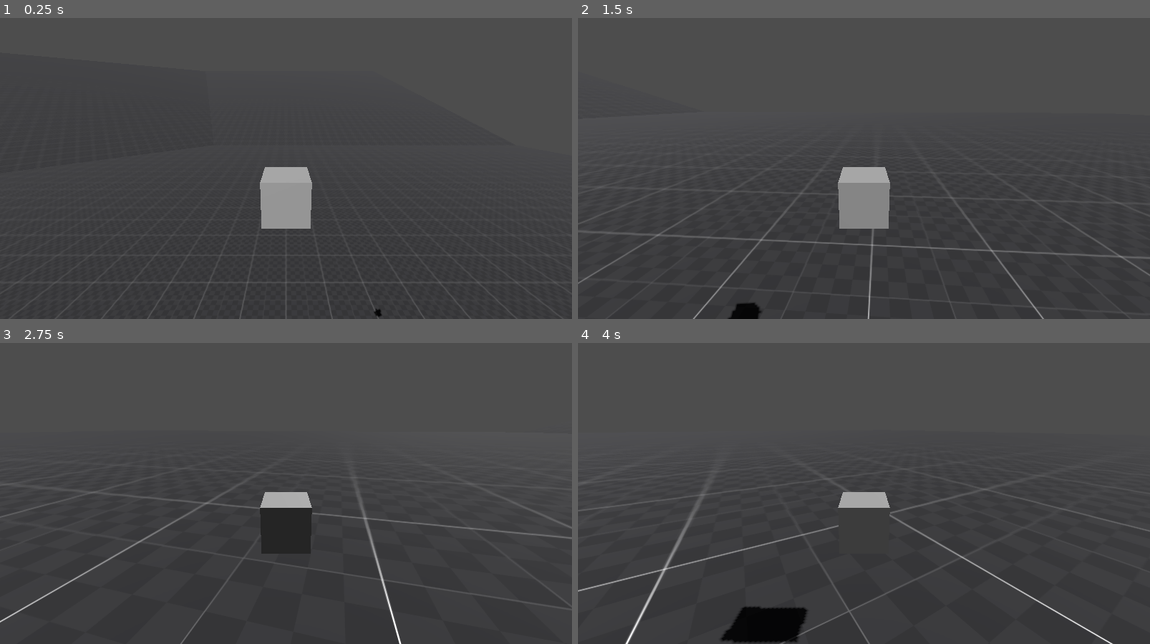
Above: before the commit, frames 1-4 (two rows, left to right).
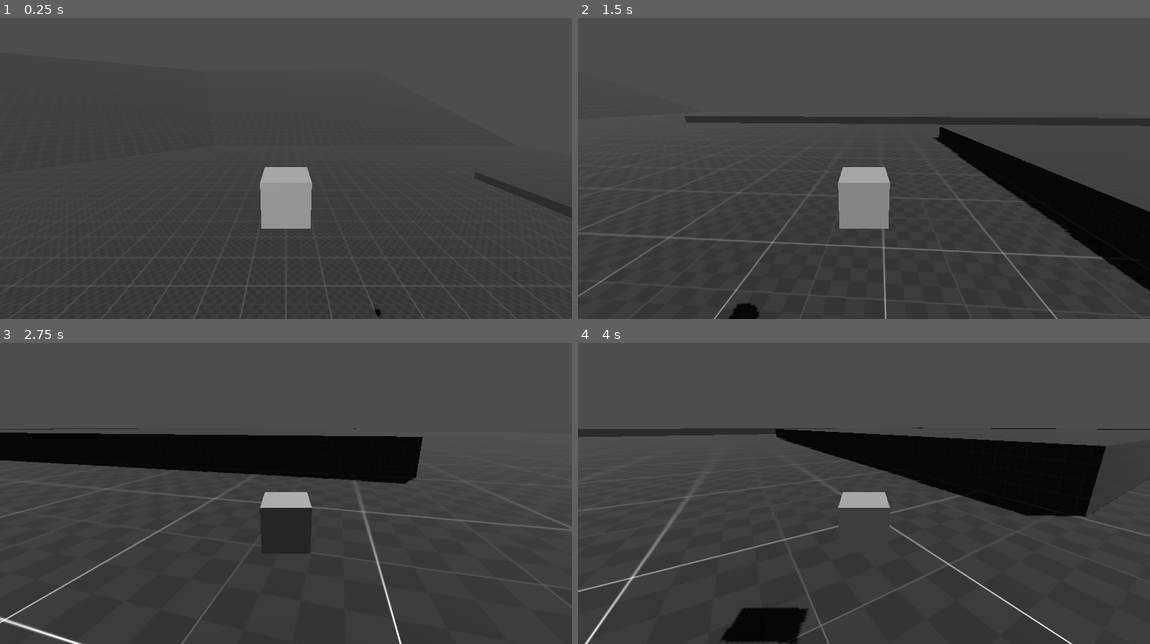
Above: after the commit, the same moments.

Repository: CactusHertz/car-test
Game: Godot game, scene res://level.tscn
Two runs of this game, one before a commit and one after it. Both use one fixed random seed, a clock stepped at 60 frames per second and the inputs below.
Inputs:
- Up to frame 1 (0.25 s): no input
- Up to frame 2 (1.5 s): hold D (move_right) 0.53-1.28 s; hold S (move_back) from 1.28 s (still down)
- Up to frame 3 (2.75 s): release S (move_back) at 2.03 s; hold D (move_right) from 2.03 s (still down)
- Up to frame 4 (4 s): release D (move_right) at 2.78 s; hold W (move_forward) 2.78-3.53 s; hold A (move_left) from 3.53 s (still down)

The runs differ from the first frame. In frame 1, 0.2% of the frame differs, in the area x 15-100%, y 52-100%; in frame 2, 9.5%; in frame 3, 10%; in frame 4, 12%, in the area x 0-100%, y 28-100%.

Commit message:
Add wall bounce to car

Diff:
--- a/Car_rb.gd
+++ b/Car_rb.gd
@@ -1,24 +1,39 @@
 extends RigidBody3D
 
 var speed := 80
+var boost_speed := 160
 var steering_factor := 2.0
 
 var gravity_force := 50.0
+var local_gravity := Vector3.DOWN
+var rotation_speed := 5.0
+
+@onready var ray : RayCast3D = %RayCast3D
 
 func _ready() -> void:
 	pass
 
+func _physics_process(delta: float) -> void:
+	apply_movement(delta)
 
+func _integrate_forces(state):
+	pass
 
-func _physics_process(delta: float) -> void:
-
+func apply_movement(delta):
 	var input_vector := Input.get_vector("move_left", "move_right", "move_forward", "move_back")
 
 	var movement_velocity = Vector3(0, 0, input_vector.y).normalized() * speed
-
-	#rotation.y += - input_vector.x * steering_factor * delta
-
 	transform.basis = Basis(Vector3.UP, -steering_factor * input_vector.x * delta) * transform.basis
 
 	apply_central_force(basis * movement_velocity)
 	apply_central_force(basis * Vector3.DOWN * gravity_force)
+
+func bounce():
+	pass
+
+func orient_car(direction: Vector3, delta: float) -> void:
+	var left_axis := -local_gravity.cross(direction)
+	var rotation_basis := Basis(left_axis, -local_gravity, direction).orthonormalized()
+	transform.basis = transform.basis.get_rotation_quaternion().slerp(
+		rotation_basis, delta * rotation_speed
+	)
--- a/Car_rb.tscn
+++ b/Car_rb.tscn
@@ -1,14 +1,20 @@
-[gd_scene load_steps=5 format=3 uid="uid://bb8x763ruul7r"]
+[gd_scene load_steps=6 format=3 uid="uid://bb8x763ruul7r"]
 
 [ext_resource type="Script" path="res://Car_rb.gd" id="1_jy7vu"]
 [ext_resource type="Script" path="res://RayCast3D.gd" id="2_36moc"]
 
+[sub_resource type="PhysicsMaterial" id="PhysicsMaterial_bt7b4"]
+friction = 0.0
+bounce = 1.0
+
 [sub_resource type="BoxMesh" id="BoxMesh_yxw50"]
 
-[sub_resource type="BoxShape3D" id="BoxShape3D_k7ug8"]
-size = Vector3(2, 1, 2)
+[sub_resource type="SphereShape3D" id="SphereShape3D_ch6u2"]
 
 [node name="Car" type="RigidBody3D"]
+transform = Transform3D(1, 0, 0, 0, 1, 0, 0, 0, 1, -0.00311589, 1.19209e-07, -0.00246501)
+rotation_edit_mode = 1
+physics_material_override = SubResource("PhysicsMaterial_bt7b4")
 gravity_scale = 1.66533e-16
 lock_rotation = true
 linear_damp = 1.0
@@ -18,13 +24,16 @@
 mesh = SubResource("BoxMesh_yxw50")
 
 [node name="CollisionShape3D" type="CollisionShape3D" parent="."]
-shape = SubResource("BoxShape3D_k7ug8")
+shape = SubResource("SphereShape3D_ch6u2")
 
 [node name="Camera3D" type="Camera3D" parent="."]
 transform = Transform3D(1, 0, 0, 0, 0.965926, 0.258819, 0, -0.258819, 0.965926, 0, 2, 4.26739)
 
 [node name="RayCast3D" type="RayCast3D" parent="."]
+unique_name_in_owner = true
 target_position = Vector3(0, -5, 0)
 script = ExtResource("2_36moc")
 ride_height = -4.0
 ride_spring_damper = 5.0
+
+[node name="Timer" type="Timer" parent="."]
--- a/RayCast3D.gd
+++ b/RayCast3D.gd
@@ -15,7 +15,7 @@
 	if is_colliding():
 		apply_spring_force(delta)
 
-		align_to_normal(delta)
+		#align_to_normal(delta)
 
 
 func apply_spring_force(delta):
--- a/level.tscn
+++ b/level.tscn
@@ -16,6 +16,10 @@
 [sub_resource type="ConcavePolygonShape3D" id="ConcavePolygonShape3D_qga2g"]
 data = PackedVector3Array(250, 0, 250, -250, 0, 250, 250, 0, -250, -250, 0, 250, -250, 0, -250, 250, 0, -250)
 
+[sub_resource type="StandardMaterial3D" id="StandardMaterial3D_7a4j5"]
+albedo_texture = ExtResource("1_sobvr")
+uv1_triplanar = true
+
 [node name="Level" type="Node3D"]
 
 [node name="WorldEnvironment" type="WorldEnvironment" parent="."]
@@ -25,44 +29,68 @@
 transform = Transform3D(0.857095, -0.369447, -0.359021, 0.501014, 0.435611, 0.747816, -0.119885, -0.820824, 0.558458, 0, 0, 0)
 shadow_enabled = true
 
-[node name="Floor" type="MeshInstance3D" parent="."]
+[node name="Floors" type="Node3D" parent="."]
+
+[node name="Floor" type="MeshInstance3D" parent="Floors"]
 mesh = SubResource("PlaneMesh_pgdtn")
+skeleton = NodePath("../..")
 surface_material_override/0 = SubResource("StandardMaterial3D_sdnpf")
 
-[node name="StaticBody3D" type="StaticBody3D" parent="Floor"]
+[node name="StaticBody3D" type="StaticBody3D" parent="Floors/Floor"]
 
-[node name="CollisionShape3D" type="CollisionShape3D" parent="Floor/StaticBody3D"]
+[node name="CollisionShape3D" type="CollisionShape3D" parent="Floors/Floor/StaticBody3D"]
 shape = SubResource("ConcavePolygonShape3D_qga2g")
 
-[node name="Floor2" type="MeshInstance3D" parent="."]
+[node name="Floor2" type="MeshInstance3D" parent="Floors"]
 transform = Transform3D(0.955077, 0.296358, 0, -0.296358, 0.955077, 0, 0, 0, 1, -387.059, 56.0609, 0)
 mesh = SubResource("PlaneMesh_pgdtn")
+skeleton = NodePath("../..")
 surface_material_override/0 = SubResource("StandardMaterial3D_sdnpf")
 
-[node name="StaticBody3D" type="StaticBody3D" parent="Floor2"]
+[node name="StaticBody3D" type="StaticBody3D" parent="Floors/Floor2"]
 
-[node name="CollisionShape3D" type="CollisionShape3D" parent="Floor2/StaticBody3D"]
+[node name="CollisionShape3D" type="CollisionShape3D" parent="Floors/Floor2/StaticBody3D"]
 shape = SubResource("ConcavePolygonShape3D_qga2g")
 
-[node name="Floor4" type="MeshInstance3D" parent="."]
+[node name="Floor4" type="MeshInstance3D" parent="Floors"]
 transform = Transform3D(-4.17565e-08, -1.29258e-08, -1, -0.295708, 0.955278, 0, 0.955278, 0.295708, -4.37114e-08, 0, 56.061, -400)
 mesh = SubResource("PlaneMesh_pgdtn")
+skeleton = NodePath("../..")
 surface_material_override/0 = SubResource("StandardMaterial3D_sdnpf")
 
-[node name="StaticBody3D" type="StaticBody3D" parent="Floor4"]
+[node name="StaticBody3D" type="StaticBody3D" parent="Floors/Floor4"]
 
-[node name="CollisionShape3D" type="CollisionShape3D" parent="Floor4/StaticBody3D"]
+[node name="CollisionShape3D" type="CollisionShape3D" parent="Floors/Floor4/StaticBody3D"]
 shape = SubResource("ConcavePolygonShape3D_qga2g")
 
-[node name="Floor3" type="MeshInstance3D" parent="."]
+[node name="Floor3" type="MeshInstance3D" parent="Floors"]
 transform = Transform3D(0.615596, 0.191018, -0.764562, -0.296358, 0.955077, 0, 0.730215, 0.226584, 0.644551, -261.399, 56.0609, -300.897)
 mesh = SubResource("PlaneMesh_pgdtn")
+skeleton = NodePath("../..")
 surface_material_override/0 = SubResource("StandardMaterial3D_sdnpf")
 
-[node name="StaticBody3D" type="StaticBody3D" parent="Floor3"]
+[node name="StaticBody3D" type="StaticBody3D" parent="Floors/Floor3"]
 
-[node name="CollisionShape3D" type="CollisionShape3D" parent="Floor3/StaticBody3D"]
+[node name="CollisionShape3D" type="CollisionShape3D" parent="Floors/Floor3/StaticBody3D"]
 shape = SubResource("ConcavePolygonShape3D_qga2g")
 
 [node name="Car" parent="." instance=ExtResource("2_xqhmb")]
-transform = Transform3D(1, 0, 0, 0, 1, 0, 0, 0, 1, 0, 44.68, 0)
+transform = Transform3D(1, 0, 0, 0, 1, 0, 0, 0, 1, 0, 44.68, -1)
+
+[node name="CSGBox3D" type="CSGBox3D" parent="."]
+transform = Transform3D(1, 0, 0, 0, 1, 0, 0, 0, 1, 11.4203, 2.01743, 77)
+material_override = SubResource("StandardMaterial3D_7a4j5")
+use_collision = true
+size = Vector3(115, 4, 113)
+
+[node name="CSGBox3D2" type="CSGBox3D" parent="."]
+transform = Transform3D(1, 0, 0, 0, 1, 0, 0, 0, 1, 126.92, 2.01743, 35.5)
+material_override = SubResource("StandardMaterial3D_7a4j5")
+use_collision = true
+size = Vector3(22, 4, 308)
+
+[node name="CSGBox3D3" type="CSGBox3D" parent="."]
+transform = Transform3D(1, 0, 0, 0, 1, 0, 0, 0, 1, 43.9203, 2.01743, 178)
+material_override = SubResource("StandardMaterial3D_7a4j5")
+use_collision = true
+size = Vector3(188, 4, 23)
--- a/project.godot
+++ b/project.godot
@@ -41,3 +41,7 @@
 , Object(InputEventKey,"resource_local_to_scene":false,"resource_name":"","device":-1,"window_id":0,"alt_pressed":false,"shift_pressed":false,"ctrl_pressed":false,"meta_pressed":false,"pressed":false,"keycode":0,"physical_keycode":4194321,"key_label":0,"unicode":0,"echo":false,"script":null)
 ]
 }
+
+[physics]
+
+common/physics_ticks_per_second=120
Not shown: 1 places in level.tscn that only renumber resources
